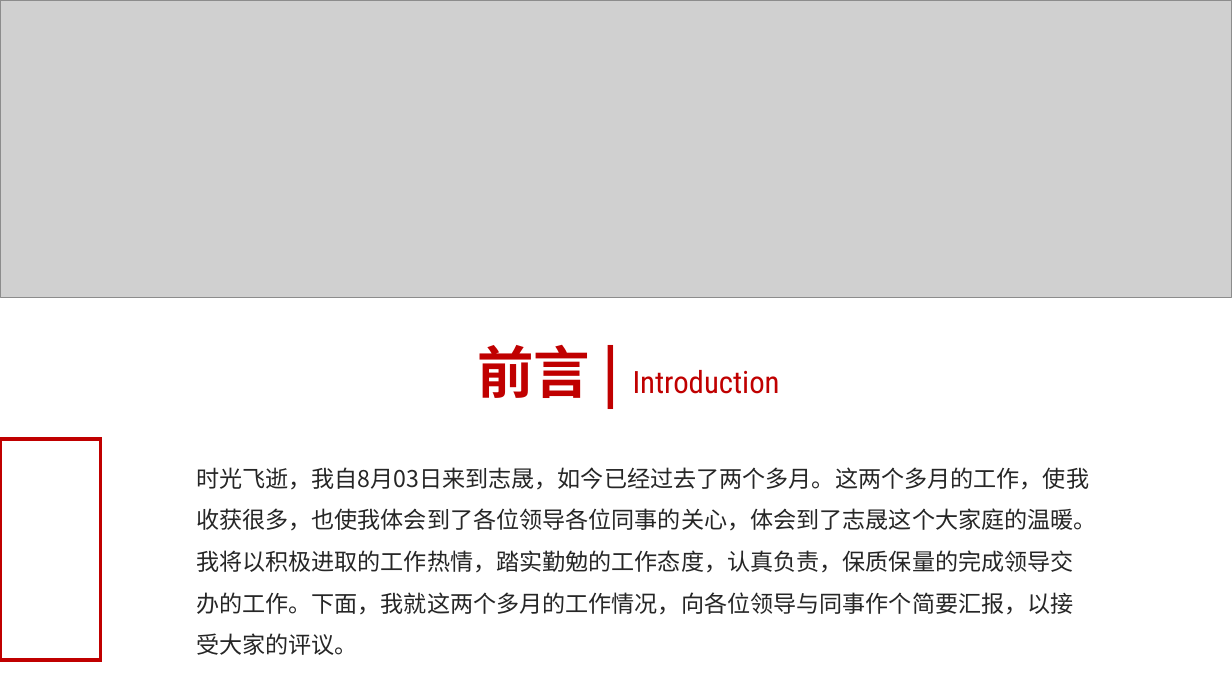
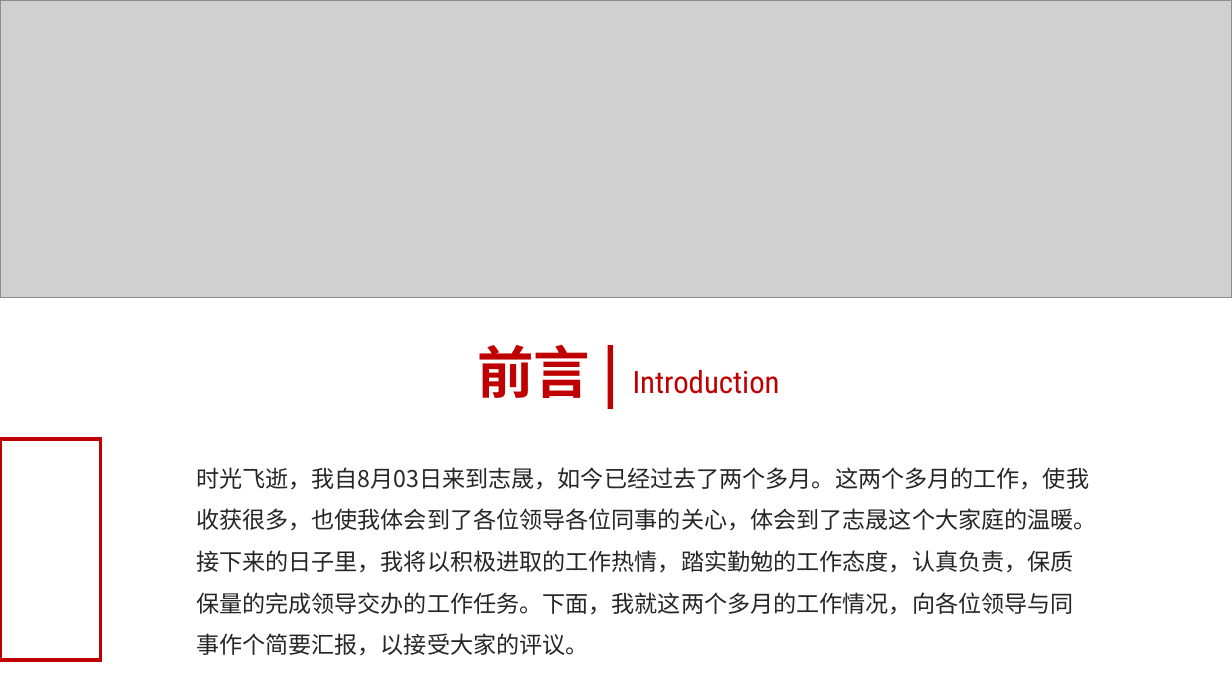
Before and after one commit to WakingFox/myself, a slide deck: slide 2 of 转正述职/王贵成转正述职报告.pptx. Drawn at 1232x693 pixels with LibreOffice and Linux fonts; fonts in the diff are those of the drawing; grey boxes stand for pictures; background and template pictures are left out. Boxes give left, top, right and bottom in pixels: in the first picture for what was removed or moved away, otherwise in the second. Text is boxed around its words. In the diff, an @@ line names an element or a change of style, - is before the commit and + after.

```diff
--- a/转正述职/王贵成转正述职报告.pptx
+++ b/转正述职/王贵成转正述职报告.pptx
@@ text at (196, 467, 1097, 656): text changed @@
-时光飞逝，我自8月03日来到志晟，如今已经过去了两个多月。这两个多月的工作，使我收获很多，也使我体会到了各位领导各位同事的关心，体会到了志晟这个大家庭的温暖。我将以积极进取的工作热情，踏实勤勉的工作态度，认真负责，保质保量的完成领导交办的工作。下面，我就这两个多月的工作情况，向各位领导与同事作个简要汇报，以接受大家的评议。
+时光飞逝，我自8月03日来到志晟，如今已经过去了两个多月。这两个多月的工作，使我收获很多，也使我体会到了各位领导各位同事的关心，体会到了志晟这个大家庭的温暖。接下来的日子里，我将以积极进取的工作热情，踏实勤勉的工作态度，认真负责，保质保量的完成领导交办的工作任务。下面，我就这两个多月的工作情况，向各位领导与同事作个简要汇报，以接受大家的评议。
```
Also in this commit, not shown: 16 other slides changed.
